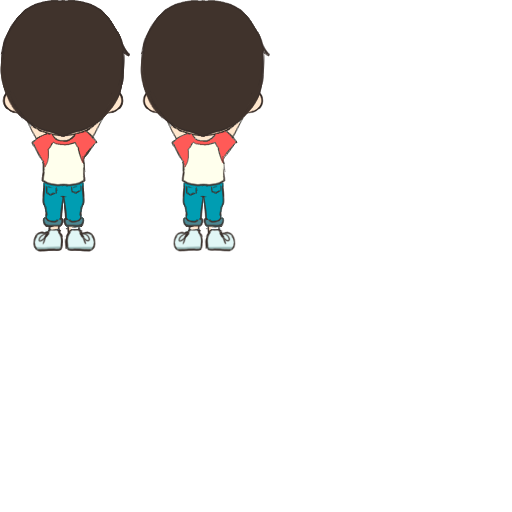
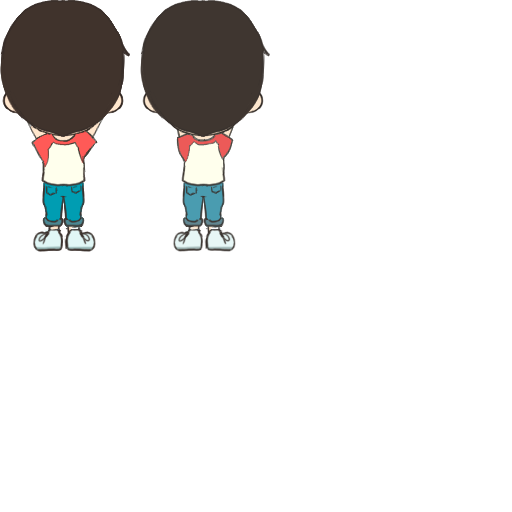
The second 512×512 image is a revision of the first. Changes to its layers:
added layer "レイヤー 1" above "shinobu_ending_classroom" over [left=141, top=0, right=270, bottom=251]
painted on "shinobu_ending_classroom" over [left=141, top=0, right=270, bottom=251]
